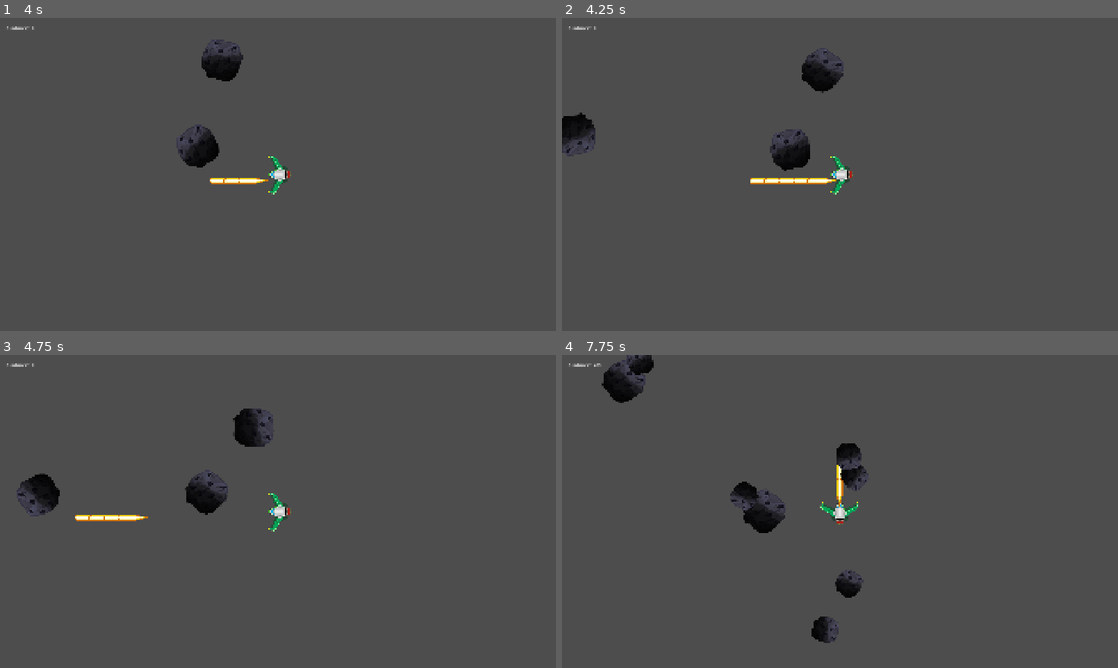
Above: before the commit, frames 1-4 (two rows, left to right).
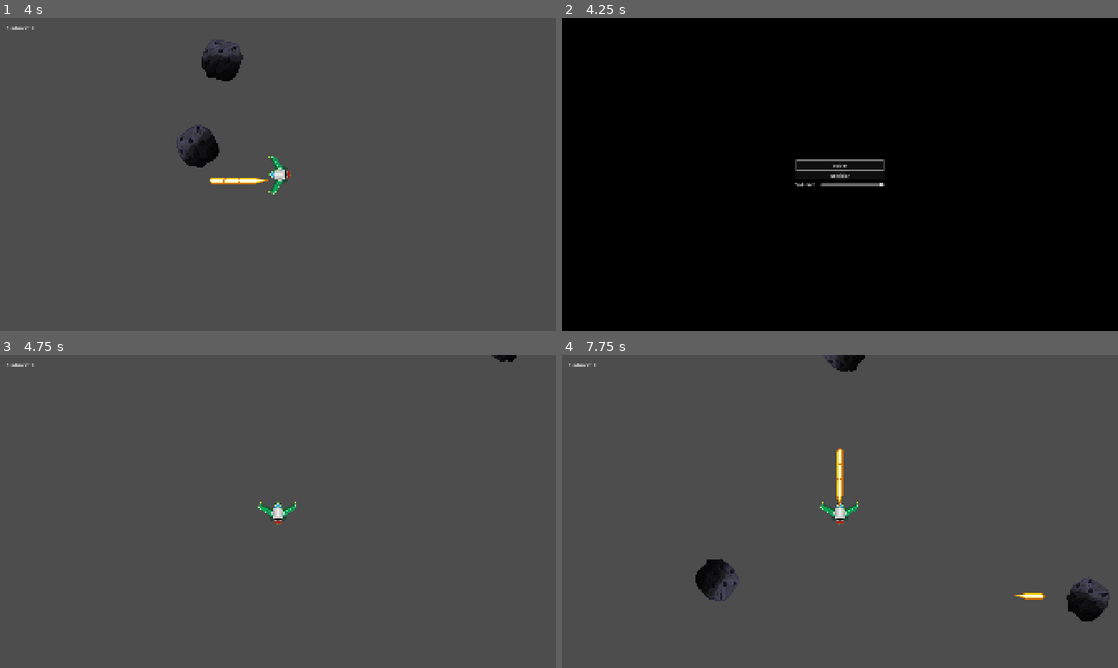
Above: after the commit, the same moments.

Repository: Mirguini/AsteroidZ
Game: Godot game, scene res://MainScene/Main.tscn
Two runs of this game, one before a commit and one after it. Both use one fixed random seed, a clock stepped at 60 frames per second and the inputs below.
Inputs (mouse positions are in pixels of both pictures, inside the frame that each line leads up to):
- Up to frame 1 (4 s): move the mouse to (400, 158) at 0.52 s; press the mouse at (400, 158) at 0.53 s; hold D (moveRight) 0.53-1.28 s; move the mouse to (166, 190) at 1.27 s; release the mouse at (166, 190) at 1.28 s; hold S (moveDown) 1.28-2.03 s; click (166, 190) at 1.35 s; move the mouse to (333, 105) at 2.02 s; press the mouse at (333, 105) at 2.03 s; hold D (moveRight) 2.03-2.78 s; tap Enter at 2.75 s; move the mouse to (250, 237) at 2.77 s; release the mouse at (250, 237) at 2.78 s; hold W (moveUp) 2.78-3.53 s; click (250, 237) at 2.85 s; move the mouse to (444, 221) at 3.52 s; press the mouse at (444, 221) at 3.53 s; hold A (moveLeft) from 3.53 s (still down)
- Up to frame 2 (4.25 s): keep holding A (moveLeft); tap Escape (pause, bound only after the commit) at 4.15 s
- Up to frame 3 (4.75 s): release A (moveLeft) at 4.25 s; release the mouse at (444, 558) at 4.25 s; click (278, 511) at 4.25 s, where only the run after the commit has a clickable "Reiniciar"
- Up to frame 4 (7.75 s): move the mouse to (673, 464) at 5.02 s; hold A (moveLeft) 5.03-5.78 s; click (673, 464) at 5.1 s; move the mouse to (867, 511) at 5.77 s; press the mouse at (867, 511) at 5.78 s; hold S (moveDown) 5.78-6.53 s; move the mouse to (756, 433) at 6.52 s; release the mouse at (756, 433) at 6.53 s; hold D (moveRight) 6.53-7.28 s; click (756, 433) at 6.6 s; move the mouse to (962, 495) at 7.27 s; press the mouse at (962, 495) at 7.28 s; hold W (moveUp) from 7.28 s (still down)

Frame 1 is identical in both runs. In frame 2, 99% of the frame differs, in the area x 0-100%, y 0-100%; in frame 3, 2.4%; in frame 4, 4.1%.
Error before the commit: Trying to assign value of type 'Node2D' to a variable of type 'CanvasLayer'. (res://MainScene/PauseController.gd:4)

Commit message:
Retocs UI (Menú)
Retoques de la UI del menú (slider y centrado)

Diff:
--- a/asteroid-z/MainScene/Main.tscn
+++ b/asteroid-z/MainScene/Main.tscn
@@ -47,6 +47,7 @@
 script = ExtResource("6_qt16b")
 
 [node name="PauseController" type="Node" parent="."]
+process_mode = 3
 script = ExtResource("7_3dbgo")
 pause_menu_path = NodePath("../PauseMenu")
 
--- a/asteroid-z/PauseMenu.tscn
+++ b/asteroid-z/PauseMenu.tscn
@@ -2,7 +2,7 @@
 
 [ext_resource type="Script" uid="uid://tr1lj8am8i3o" path="res://PauseMenu.gd" id="1_nov15"]
 
-[node name="CanvasLayer" type="Node2D"]
+[node name="CanvasLayer" type="CanvasLayer"]
 process_mode = 2
 visible = false
 script = ExtResource("1_nov15")
@@ -39,9 +39,18 @@
 grow_vertical = 2
 
 [node name="VBoxContainer" type="VBoxContainer" parent="Root/Panel"]
-layout_mode = 0
-offset_right = 40.0
-offset_bottom = 40.0
+layout_mode = 1
+anchors_preset = 8
+anchor_left = 0.5
+anchor_top = 0.5
+anchor_right = 0.5
+anchor_bottom = 0.5
+offset_left = -153.0
+offset_top = -47.0
+offset_right = 153.0
+offset_bottom = 47.0
+grow_horizontal = 2
+grow_vertical = 2
 
 [node name="ResumeButton" type="Button" parent="Root/Panel/VBoxContainer"]
 layout_mode = 2
@@ -53,12 +62,14 @@
 
 [node name="HBoxContainer" type="HBoxContainer" parent="Root/Panel/VBoxContainer"]
 layout_mode = 2
+theme_override_constants/separation = 16
 
 [node name="Label" type="Label" parent="Root/Panel/VBoxContainer/HBoxContainer"]
 layout_mode = 2
 text = "Volumen"
 
-[node name="VolumSlider" type="HSlider" parent="Root/Panel/VBoxContainer/HBoxContainer"]
+[node name="VolumeSlider" type="HSlider" parent="Root/Panel/VBoxContainer/HBoxContainer"]
+custom_minimum_size = Vector2(220, 24)
 layout_mode = 2
 max_value = 1.0
 step = 0.01
--- a/asteroid-z/project.godot
+++ b/asteroid-z/project.godot
@@ -48,7 +48,7 @@
 "events": [Object(InputEventMouseButton,"resource_local_to_scene":false,"resource_name":"","device":-1,"window_id":0,"a …(253 unchanged characters)…
 ]
 }
-Pause={
+pause={
 "deadzone": 0.2,
 "events": [Object(InputEventKey,"resource_local_to_scene":false,"resource_name":"","device":-1,"window_id":0,"alt_press …(195 unchanged characters)…
 ]
